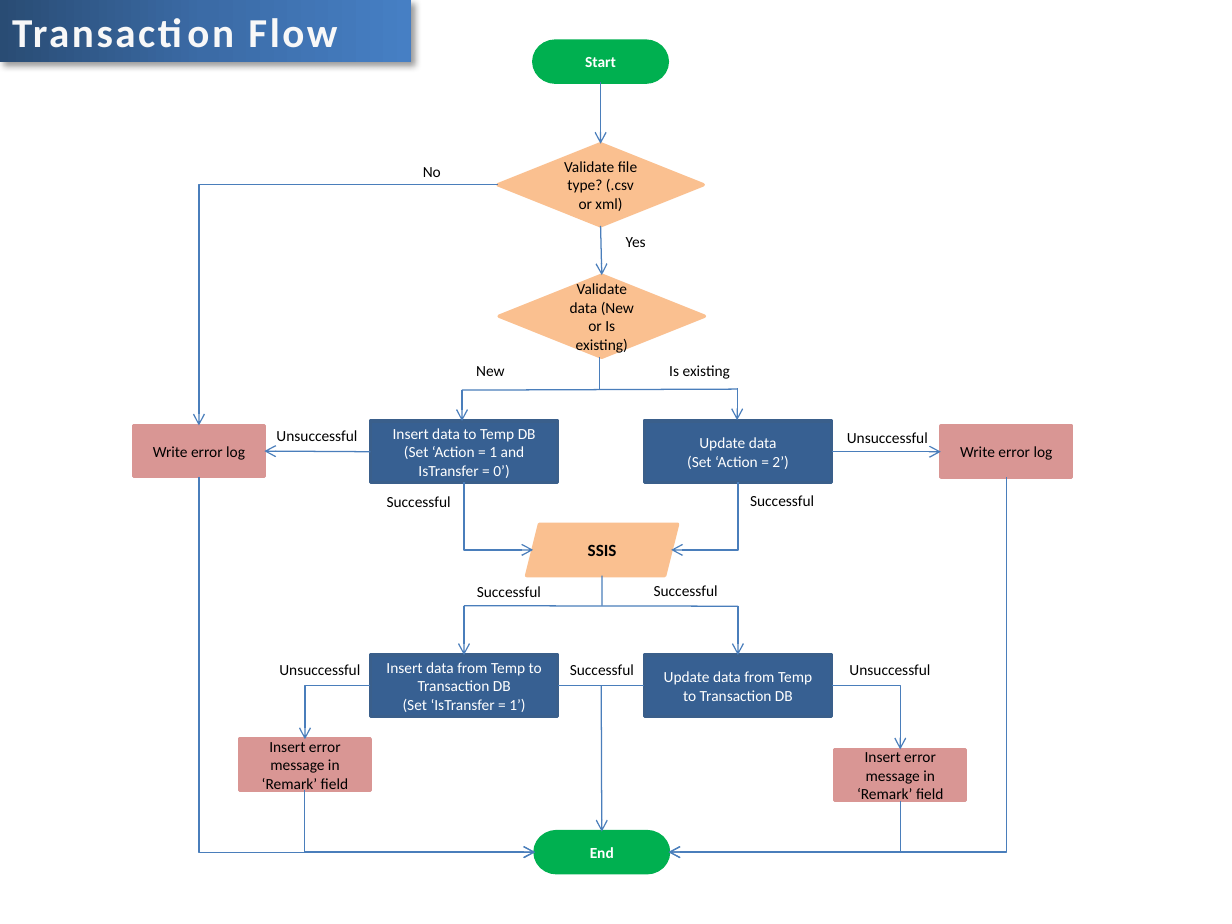
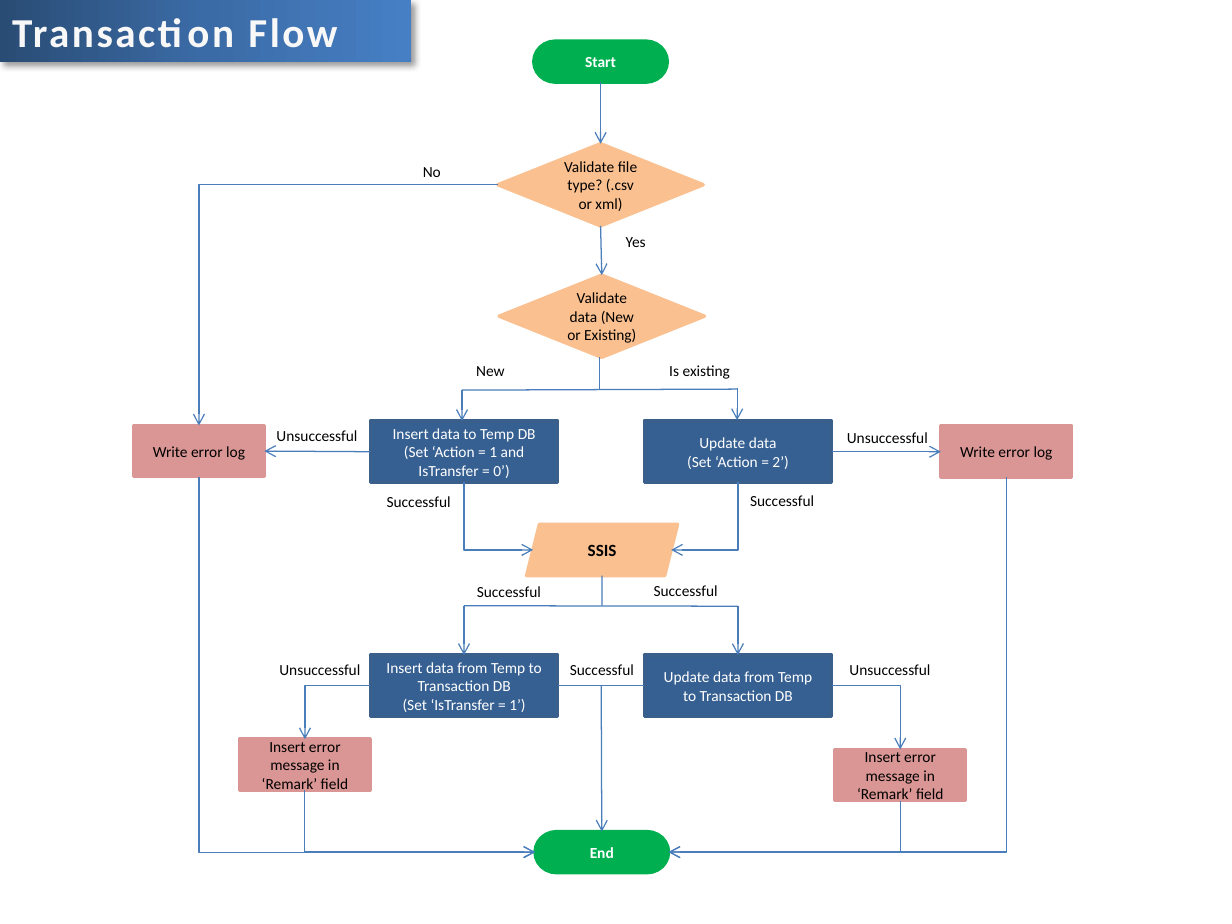
Before and after one commit to Tawipak-P/Transaction-data, a slide deck: slide 1 of TransactionFlow.pptx. Drawn at 1232x924 pixels with LibreOffice and Linux fonts; fonts in the diff are those of the drawing. Boxes give left, top, right and bottom in pixels: in the first picture for what was removed or moved away, otherwise in the second. Text is boxed around its words. In the diff, an @@ line names an element or a change of style, - is before the commit and + after.

```diff
--- a/TransactionFlow.pptx
+++ b/TransactionFlow.pptx
@@ text in diamond at [567,292,636,343]: text changed @@
-Validate data (New or Is existing)
+Validate data (New or Existing)
```
Also in this commit, not shown: 1 other file.
